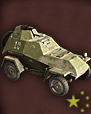
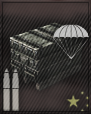
The second 91px x 114px image is a revision of the first. Changes to its layers:
showed "Stage Broken copy" over (0, 0, 91, 114)
showed "Stage Broken" over (0, 0, 91, 114)
showed "Stage 2 border" over (2, 2, 89, 112)
showed "Stage 02" over (0, 0, 91, 114)
showed "Stage 1 border" over (2, 2, 89, 112)
showed "Stage 01" over (0, 0, 91, 114)
showed "Parachute" over (53, 24, 89, 59)
showed "Ammo_Tank" over (0, 0, 91, 114)
hid "BA-64" over (0, 24, 91, 97)
added layer "Layer 43" above "Yellow border" over (9, 22, 83, 91)
